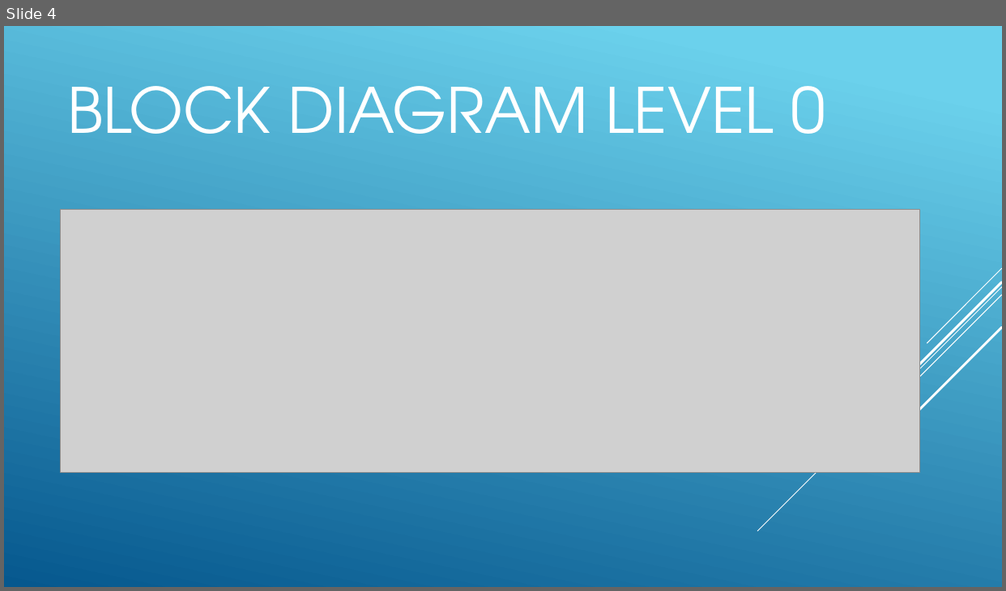
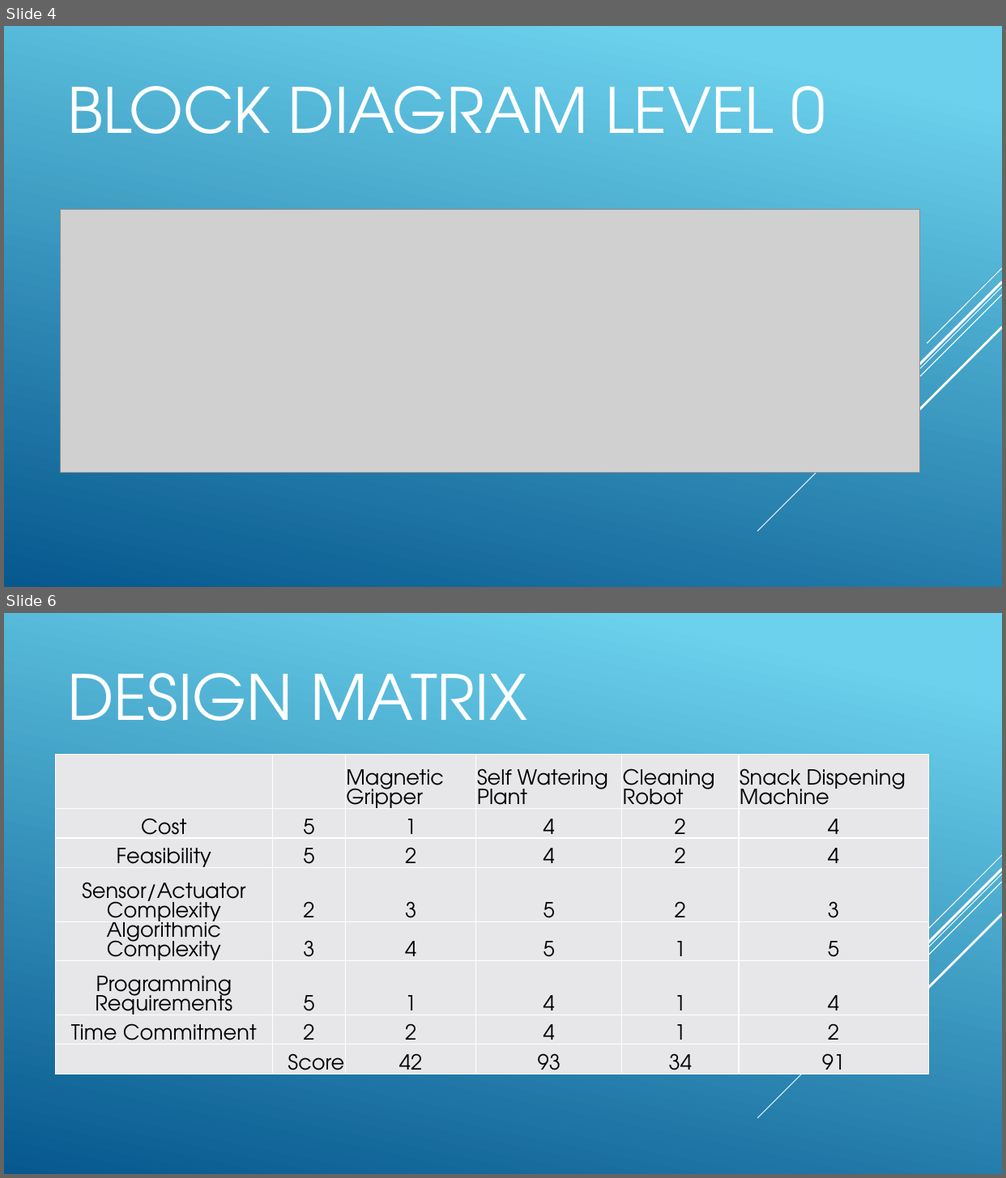
Before and after one commit to jp32/ece411-pdx, a slide deck: documents/presentation.pptx. Shown one above the other, each under a label of ours: slide 4 before the commit, slides 4 and 6 after it; the slides between them are not shown. The pictures are 1006x591 and 1006x1178 pixels, drawn with LibreOffice and Linux fonts; fonts in the diff are those of the drawing; grey boxes stand for pictures. Boxes give left, top, right and bottom in pixels: in the first picture for what was removed or moved away, otherwise in the second. Text is boxed around its words. In the diff, an @@ line names an element or a change of style, - is before the commit and + after.

```diff
--- a/documents/presentation.pptx
+++ b/documents/presentation.pptx
@@ slide 6 added at <box>4,613,1002,1174</box>, background gradient #6ED2EB to #06588E; not listed: 5 template elements that a slide beside it also shows @@
@@ title added at <box>67,673,527,721</box>, 60 pt, text #FFFFFF @@
+DESIGN MATRIX
@@ table added at <box>55,755,928,1085</box>, 8 rows, 6 columns @@
+ |  | Magnetic Gripper | Self Watering Plant | Cleaning Robot | Snack Dispening Machine
+Cost | 5 | 1 | 4 | 2 | 4
+Feasibility | 5 | 2 | 4 | 2 | 4
+Sensor/Actuator Complexity | 2 | 3 | 5 | 2 | 3
+Algorithmic Complexity | 3 | 4 | 5 | 1 | 5
+Programming Requirements | 5 | 1 | 4 | 1 | 4
+Time Commitment | 2 | 2 | 4 | 1 | 2
+ | Score | 42 | 93 | 34 | 91
```
Also in this commit, not shown: 1 slide changed, 1 other slide added, 1 other file.
